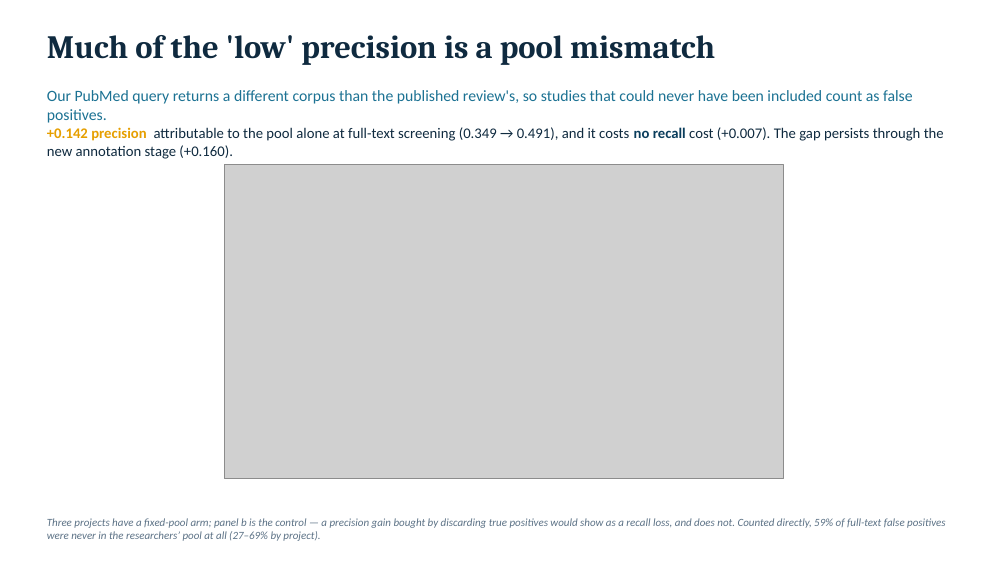
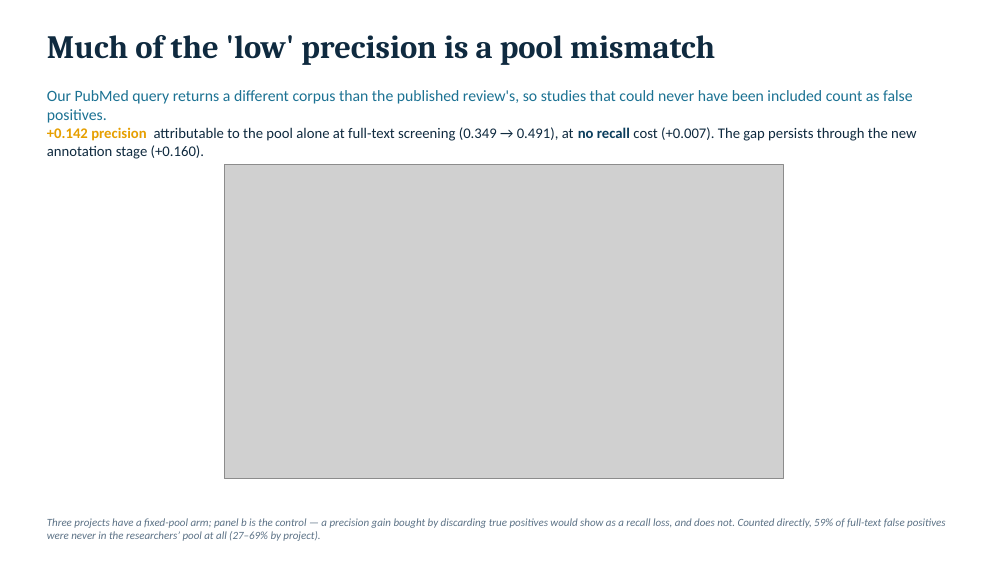
Before and after one commit to neurostuff/autonima-results, a slide deck: slide 5 of autonima_results_deck.pptx. Drawn at 1008x567 pixels with LibreOffice and Linux fonts; fonts in the diff are those of the drawing; grey boxes stand for pictures. Boxes give left, top, right and bottom in pixels: in the first picture for what was removed or moved away, otherwise in the second. Text is boxed around its words. In the diff, an @@ line names an element or a change of style, - is before the commit and + after.

```diff
--- a/autonima_results_deck.pptx
+++ b/autonima_results_deck.pptx
@@ text at bbox=[47, 127, 916, 159]: text changed @@
-+0.142 precision attributable to the pool alone at full-text screening (0.349 → 0.491), and it costs no recall cost (+0.007). The gap persists through the new annotation stage (+0.160).
++0.142 precision attributable to the pool alone at full-text screening (0.349 → 0.491), at no recall cost (+0.007). The gap persists through the new annotation stage (+0.160).
```
